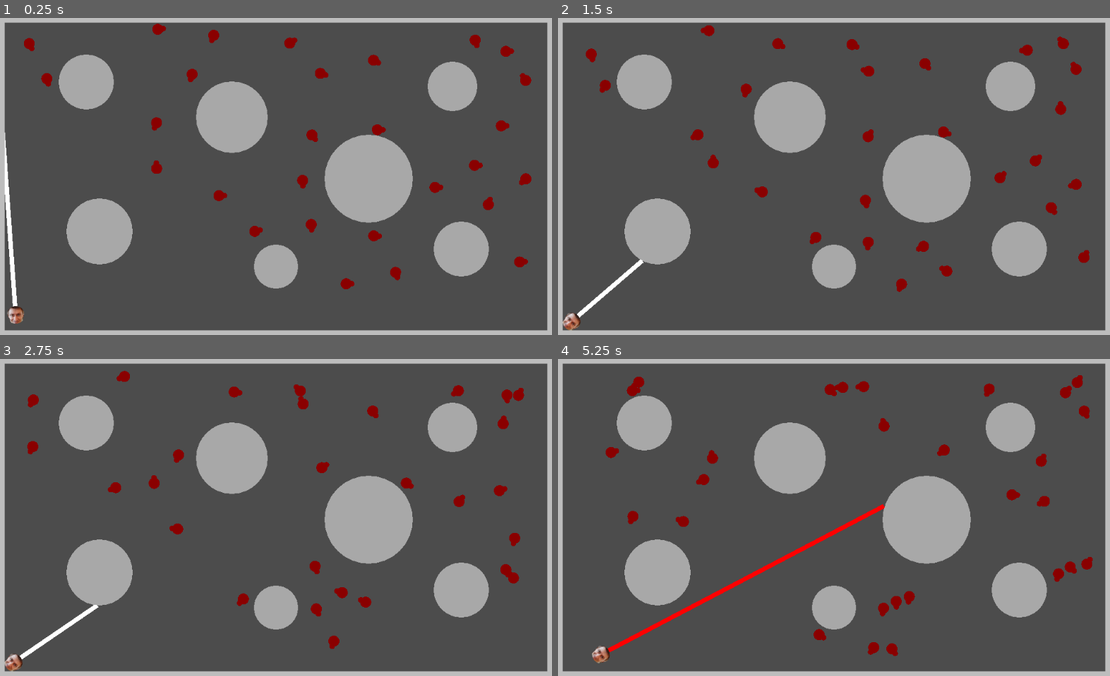
Above: before the commit, frames 1-4 (two rows, left to right).
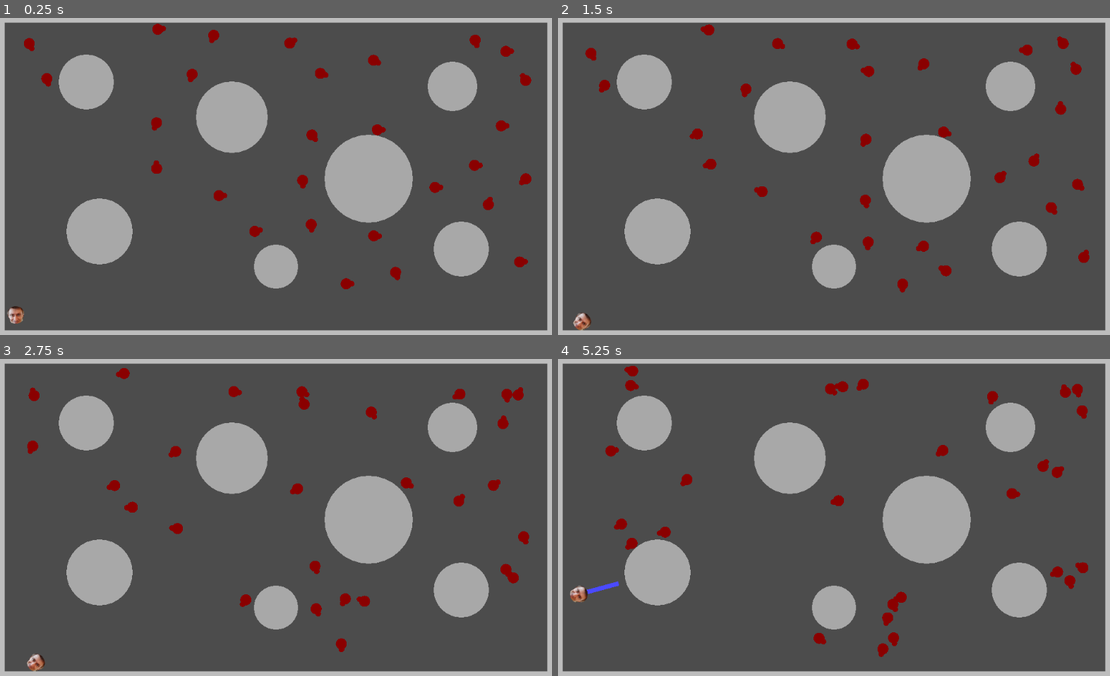
Above: after the commit, the same moments.

Repository: Nabiz/ZombieGameAI
Game: Godot game, scene res://Main.tscn
The game is run twice, just before and just after one commit, with the same random seed, the same clock (stepped at 60 frames per second) and the same inputs.
Inputs (mouse positions are in pixels of both pictures, inside the frame that each line leads up to):
- Up to frame 1 (0.25 s): no input
- Up to frame 2 (1.5 s): move the mouse to (960, 160) at 0.52 s; hold Right (ui_right) 0.53-1.28 s; click (960, 160) at 0.6 s; move the mouse to (723, 192) at 1.27 s; hold Down (ui_down) from 1.28 s (still down); click (723, 192) at 1.35 s
- Up to frame 3 (2.75 s): move the mouse to (331, 444) at 2.02 s; release Down (ui_down) at 2.03 s; hold Right (ui_right) from 2.03 s (still down); click (331, 444) at 2.1 s
- Up to frame 4 (5.25 s): move the mouse to (806, 584) at 2.77 s; release Right (ui_right) at 2.78 s; hold Up (ui_up) 2.78-3.53 s; click (806, 584) at 2.85 s; move the mouse to (1005, 568) at 3.52 s; hold Left (ui_left) 3.53-5.03 s; click (1005, 568) at 3.6 s; move the mouse to (662, 466) at 4.27 s; click (662, 466) at 4.35 s; move the mouse to (861, 517) at 5.02 s; hold Down (ui_down) from 5.03 s (still down); click (861, 517) at 5.1 s

The runs differ from the first frame. In frame 1, 0.4% of the frame differs, in the area x 0-4%, y 36-92%; in frame 2, 0.8%; in frame 3, 1.8%; in frame 4, 3.4%, in the area x 2-97%, y 2-96%.

Commit message:
change controls, change laser

Diff:
--- a/ZombieGame/Player.gd
+++ b/ZombieGame/Player.gd
@@ -16,30 +16,29 @@
 	laser = $ColorRect
 
 func _physics_process(delta):
-	set_laser_size()
-	if is_laser:
-		process_laser_attack()
 	if Input.is_action_just_pressed("ui_attack") and can_laser:
-		laser.color = Color.red
+		laser.visible = true
 		can_laser = false
 		is_laser = true
 		$LaserGhost.start(0.25)
 		$Timer.start(2)
+		set_laser_size()
+		process_laser_attack()
 
-#	if Input.is_action_pressed("ui_right"):
-#		rotation += delta * angle_speed
-#	elif Input.is_action_pressed("ui_left"):
-#		rotation -= delta * angle_speed
-	rotation = (get_viewport().get_mouse_position()-position).angle()
+	if Input.is_action_pressed("ui_right"):
+		velocity = Vector2.DOWN.rotated(rotation) * speed
+	elif Input.is_action_pressed("ui_left"):
+		velocity = Vector2.UP.rotated(rotation) * speed
+	else:
+		velocity = Vector2.ZERO
 
 	if Input.is_action_pressed("ui_up"):
-		velocity = Vector2.RIGHT.rotated(rotation) * speed
-		position += velocity * delta
+		velocity = (velocity/speed + Vector2.RIGHT.rotated(rotation)).normalized() * speed
 	elif Input.is_action_pressed("ui_down"):
-		velocity = Vector2.LEFT.rotated(rotation) * speed
-		position += velocity * delta
-	else:
-		velocity = Vector2.ZERO
+		velocity = (velocity/speed + Vector2.LEFT.rotated(rotation)).normalized() * speed
+
+	position += velocity * delta
+	rotation = (get_viewport().get_mouse_position()-position).angle()
 	heading = Vector2.RIGHT.rotated(rotation).normalized()
 
 	position.x=clamp(position.x, 20+radius, 1004-radius)
@@ -65,6 +64,8 @@
 	laser.rect_size.x = result_t
 
 func process_laser_attack():
+	var min_t = 1500
+	var zombie_to_kill = null
 	for zombie in Utils.zombies:
 		var player_to_obstacle = zombie.position - position
 		var radius_squared = zombie.radius * zombie.radius
@@ -79,11 +80,16 @@
 		var t = 1500
 		if player_to_obstacle_length_squared > radius_squared:
 			t = a - f
-		if t > 0 and t < laser.rect_size.x:
-			Utils.zombies.erase(zombie)
-			Utils.main.container_of_entities.erase(zombie)
-			Utils.main.movable_entities.erase(zombie)
-			zombie.queue_free()
+		if t > 0 and t < laser.rect_size.x and min_t > t:
+			min_t = t
+			zombie_to_kill = zombie
+	if zombie_to_kill:
+		if min_t < laser.rect_size.x:
+			laser.rect_size.x = min_t
+		Utils.zombies.erase(zombie_to_kill)
+		Utils.main.container_of_entities.erase(zombie_to_kill)
+		Utils.main.movable_entities.erase(zombie_to_kill)
+		zombie_to_kill.queue_free()
 
 
 func _on_Timer_timeout():
@@ -91,5 +97,5 @@
 
 
 func _on_LaserGhost_timeout():
-	laser.color = Color.white
+	laser.visible = false
 	is_laser = false
--- a/ZombieGame/Player.tscn
+++ b/ZombieGame/Player.tscn
@@ -8,10 +8,12 @@
 script = ExtResource( 2 )
 
 [node name="ColorRect" type="ColorRect" parent="."]
+visible = false
 margin_top = -4.0
 margin_right = 1200.0
 margin_bottom = 4.0
 rect_pivot_offset = Vector2( 0, 4 )
+color = Color( 0.294118, 0.294118, 1, 1 )
 
 [node name="Sprite" type="Sprite" parent="."]
 rotation = 1.5708
--- a/ZombieGame/project.godot
+++ b/ZombieGame/project.godot
@@ -40,6 +40,34 @@
 
 [input]
 
+ui_left={
+"deadzone": 0.5,
+"events": [ Object(InputEventKey,"resource_local_to_scene":false,"resource_name":"","device":0,"alt":false,"shift":false,"control":false,"meta":false,"command":false,"pressed":false,"scancode":16777231,"physical_scancode":0,"unicode":0,"echo":false,"script":null)
+, Object(InputEventJoypadButton,"resource_local_to_scene":false,"resource_name":"","device":0,"button_index":14,"pressure":0.0,"pressed":false,"script":null)
+, Object(InputEventKey,"resource_local_to_scene":false,"resource_name":"","device":0,"alt":false,"shift":false,"control":false,"meta":false,"command":false,"pressed":false,"scancode":65,"physical_scancode":0,"unicode":0,"echo":false,"script":null)
+ ]
+}
+ui_right={
+"deadzone": 0.5,
+"events": [ Object(InputEventKey,"resource_local_to_scene":false,"resource_name":"","device":0,"alt":false,"shift":false,"control":false,"meta":false,"command":false,"pressed":false,"scancode":16777233,"physical_scancode":0,"unicode":0,"echo":false,"script":null)
+, Object(InputEventJoypadButton,"resource_local_to_scene":false,"resource_name":"","device":0,"button_index":15,"pressure":0.0,"pressed":false,"script":null)
+, Object(InputEventKey,"resource_local_to_scene":false,"resource_name":"","device":0,"alt":false,"shift":false,"control":false,"meta":false,"command":false,"pressed":false,"scancode":68,"physical_scancode":0,"unicode":0,"echo":false,"script":null)
+ ]
+}
+ui_up={
+"deadzone": 0.5,
+"events": [ Object(InputEventKey,"resource_local_to_scene":false,"resource_name":"","device":0,"alt":false,"shift":false,"control":false,"meta":false,"command":false,"pressed":false,"scancode":16777232,"physical_scancode":0,"unicode":0,"echo":false,"script":null)
+, Object(InputEventJoypadButton,"resource_local_to_scene":false,"resource_name":"","device":0,"button_index":12,"pressure":0.0,"pressed":false,"script":null)
+, Object(InputEventKey,"resource_local_to_scene":false,"resource_name":"","device":0,"alt":false,"shift":false,"control":false,"meta":false,"command":false,"pressed":false,"scancode":87,"physical_scancode":0,"unicode":0,"echo":false,"script":null)
+ ]
+}
+ui_down={
+"deadzone": 0.5,
+"events": [ Object(InputEventKey,"resource_local_to_scene":false,"resource_name":"","device":0,"alt":false,"shift":false,"control":false,"meta":false,"command":false,"pressed":false,"scancode":16777234,"physical_scancode":0,"unicode":0,"echo":false,"script":null)
+, Object(InputEventJoypadButton,"resource_local_to_scene":false,"resource_name":"","device":0,"button_index":13,"pressure":0.0,"pressed":false,"script":null)
+, Object(InputEventKey,"resource_local_to_scene":false,"resource_name":"","device":0,"alt":false,"shift":false,"control":false,"meta":false,"command":false,"pressed":false,"scancode":83,"physical_scancode":0,"unicode":0,"echo":false,"script":null)
+ ]
+}
 ui_attack={
 "deadzone": 0.5,
 "events": [ Object(InputEventMouseButton,"resource_local_to_scene":false,"resource_name":"","device":0,"alt":false,"shi …(212 unchanged characters)…
